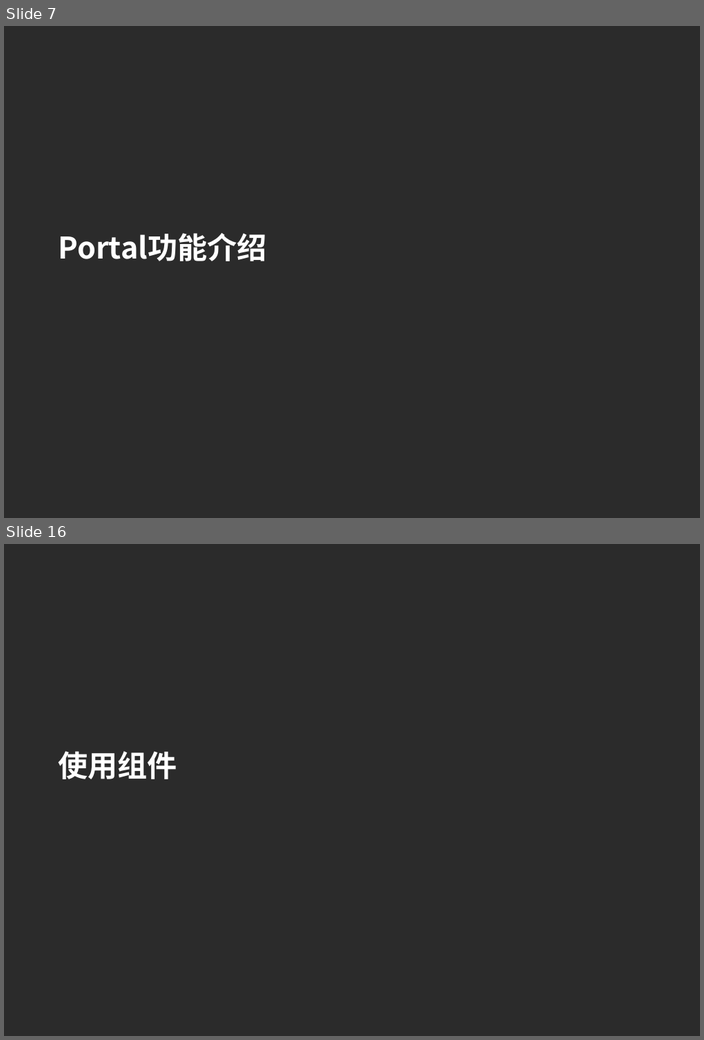
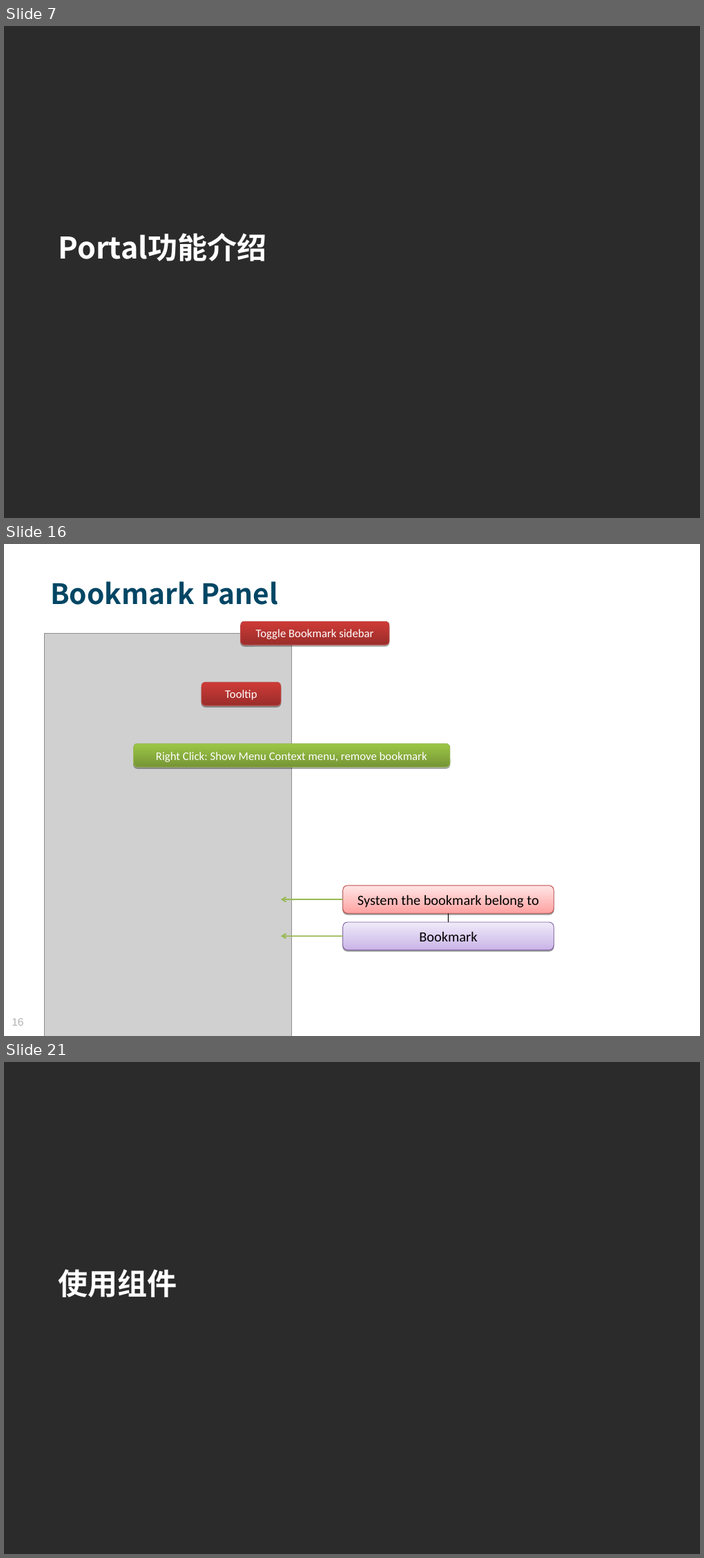
Before and after one commit to MosesZhu/Cube, a slide deck: Document/New Webframework Introduction.ppt. Shown one above the other, each under a label of ours: slides 7 and 16 before the commit, slides 7, 16 and 21 after it; the slides between them are not shown. The pictures are 704x1040 and 704x1558 pixels, drawn with LibreOffice and Linux fonts; fonts in the diff are those of the drawing; grey boxes stand for pictures; background and template pictures are left out; a plain dark background stands for a picture behind light text. Boxes give left, top, right and bottom in pixels: in the first picture for what was removed or moved away, otherwise in the second. Text is boxed around its words. In the diff, an @@ line names an element or a change of style, - is before the commit and + after.

```diff
--- a/Document/New Webframework Introduction.ppt
+++ b/Document/New Webframework Introduction.ppt
@@ slide 16 added at box(4, 544, 700, 1036), background picture (left out) @@
@@ text added at box(50, 581, 278, 605), 34 pt, text #004664, bold @@
+Bookmark Panel
@@ rounded rectangle added at box(240, 621, 389, 645), fill gradient #9B2D2A to #CE3B37, outline #BE4B48 0.74 pt, 14 pt, text #FFFFFF @@
+Toggle Bookmark sidebar
@@ picture added at box(45, 633, 291, 1036) @@
@@ rounded rectangle added at box(201, 682, 281, 705), fill gradient #9B2D2A to #CE3B37, outline #BE4B48 0.74 pt, 14 pt, text #FFFFFF @@
+Tooltip
@@ rounded rectangle added at box(134, 744, 450, 767), fill gradient #769535 to #9CC746, outline #98B954 0.74 pt, 14 pt, text #FFFFFF @@
+Right Click: Show Menu Context menu, remove bookmark
@@ rounded rectangle added at box(343, 886, 553, 913), fill gradient #FFA2A1 to #FFE5E5, outline #BE4B48 0.74 pt, 17 pt, text #000000 @@
+System the bookmark belong to
@@ arrow added from (343, 899) to (281, 899), #98B954 1.5 pt @@
@@ line added from (448, 913) to (448, 922), #000000 0.74 pt @@
@@ arrow added from (343, 936) to (281, 936), #98B954 1.5 pt @@
@@ rounded rectangle added at box(343, 922, 553, 950), fill gradient #C9B5E8 to #F0EAF9, outline #7D60A0 0.74 pt, 17 pt, text #000000 @@
+Bookmark
@@ page number added at box(12, 1018, 23, 1026), 13 pt, text #B2B2B2 @@
+16
@@ what was slide 16 is now slide 21 @@
```
Also in this commit, not shown: 4 slides changed, 10 other slides added, 5 slides removed, 1 other file.
